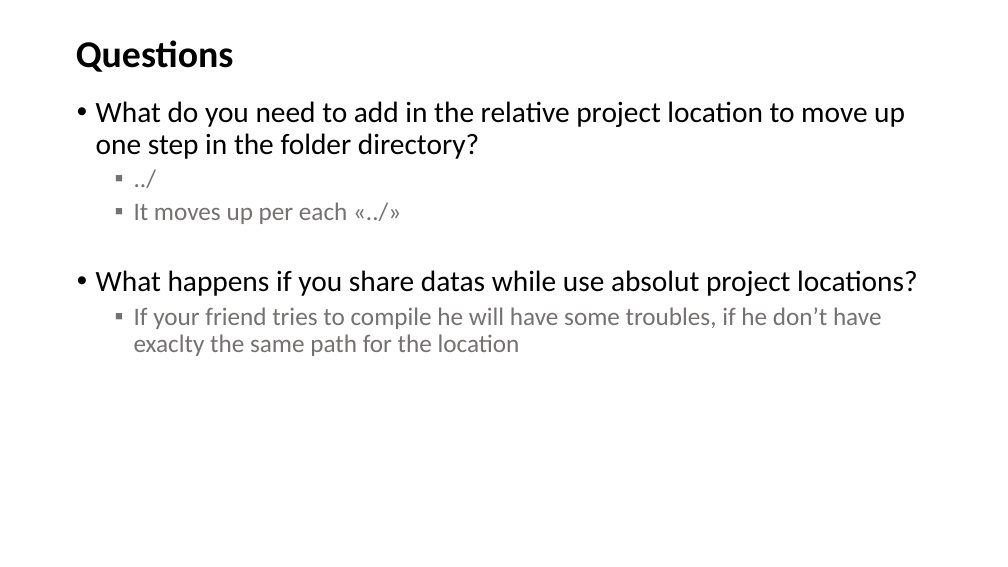
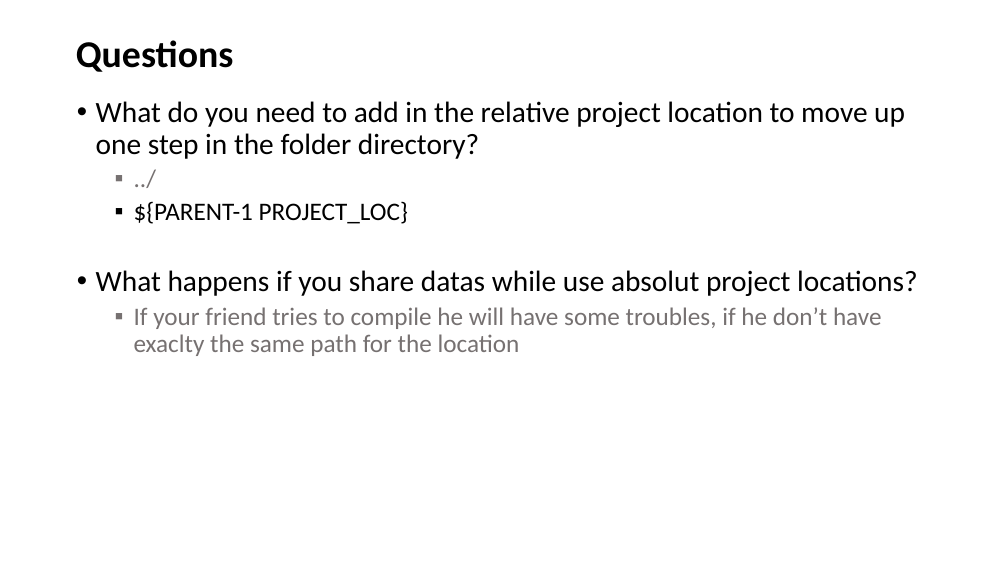
Before and after one commit to eiswasser/Sumobotic, a slide deck: slide 11 of Recap.pptx. Drawn at 1008x567 pixels with LibreOffice and Linux fonts; fonts in the diff are those of the drawing. Boxes give left, top, right and bottom in pixels: in the first picture for what was removed or moved away, otherwise in the second. Text is boxed around its words. In the diff, an @@ line names an element or a change of style, - is before the commit and + after.

Commit message:
Antwort angepasst

```diff
--- a/Recap.pptx
+++ b/Recap.pptx
@@ text at (x1=134, y1=201, x2=408, y2=224): text changed; text colour #767171 to #000000 @@
-  ▪ It moves up per each «../»
+  ▪ ${PARENT-1 PROJECT_LOC}
```
